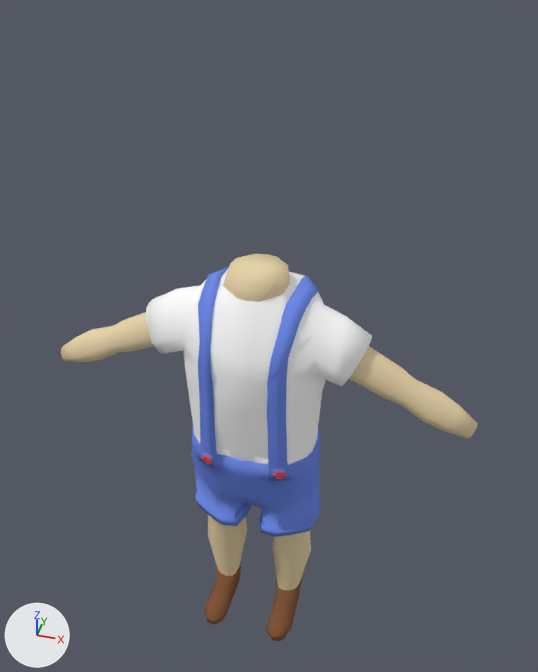
One commit to the Blender file Snowy ARPG/Assets/Things/PlayerStuff/Pyromaniac.blend: the scene before it, then after it.
The view is the same before and after, from a 50 mm lens placed at (7.2, -5.18, 4.89), pointed at (5.61, 0.3, 0.73). The axes (+X, +Y, +Z) are drawn at lower left. The lights are the same throughout.
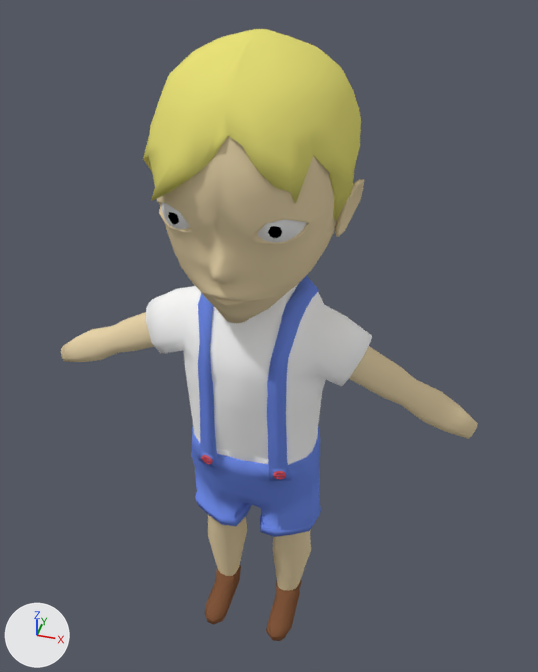
Commit message: Pyromaniac Head

Boxes (x1, y1, x2, y2) around the edits, measured in the pictures (538 x 672 px; the box of a moved part takes in the faces that stretch with it):
'Icosphere', added (yellow)
    after: (143, 29, 364, 323)
    faces in mat_material (yellow #e7e078): (143, 29, 361, 221)
    faces in mat_skin (beige #e7d4aa): (157, 136, 364, 323)
    faces in mat_material_002 (white #e7e7e7): (161, 203, 306, 242)
    faces in mat_material_003 (black #000000): (168, 212, 282, 238)
part 1 of me_cube_001, moved or reshaped (not visible afterwards)
    before: (227, 254, 290, 295)

What changed in the scene script:
```text
Add mat_material_002:
    mat_material_002 = diffuse_material('Material.002')
    mat_material_002.base_color = (0.8, 0.8, 0.8)  # white #e7e7e7
Add mat_material:
    mat_material = diffuse_material('Material')
    mat_material.base_color = (0.8, 0.748, 0.188)  # yellow #e7e078
Add mat_material_003:
    mat_material_003 = diffuse_material('Material.003')
    mat_material_003.base_color = (0.0, 0.0, 0.0)  # black #000000
Change me_cube_001:
    where me_cube_001.from_pydata(...)  # 168 vertices, 136 faces; spans x 0.0..2.09, y -0.5..0.56, z -2.67..1.55
    used by ob_cube; location = (5.58, 0.0, 0.14); scale = (0.968, 0.968, 0.968)
    me_cube_001 part 1
    me_cube_001.vertices[50].co: (0.1, 0.34, 1.49) -> (0.1, 0.33, 1.69)  # pixel (277, 256) -> not seen
    me_cube_001.vertices[51].co: (0.24, 0.2, 1.51) -> (0.23, 0.2, 1.65)  # pixel (287, 265) -> not seen
    me_cube_001.vertices[52].co: (0.0, 0.38, 1.48) -> (-0.01, 0.37, 1.7)  # pixel (267, 254) -> not seen
    me_cube_001.vertices[53].co: (0.0, 0.16, 1.51) -> (0.0, 0.15, 1.63)  # pixel (260, 263) -> not seen
    me_cube_001.vertices[55].co: (0.26, 0.09, 1.51) -> (0.26, 0.09, 1.61)  # pixel (287, 271) -> not seen
    me_cube_001.vertices[57].co: (0.1, 0.15, 1.51) -> (0.1, 0.14, 1.63)  # pixel (271, 265) -> not seen
Add me_icosphere:
    me_icosphere.from_pydata(...)  # 4516 vertices, 4706 faces; spans x -0.84..0.84, y 7.67..9.59, z -1.22..0.79
    me_icosphere.polygons.foreach_set('use_smooth', [True] * 4706)
    # faces by material slot: [639, 3043, 1016, 8]
    me_icosphere.materials.append(mat_material)  # yellow #e7e078
    me_icosphere.materials.append(mat_skin)  # beige #e7d4aa
    me_icosphere.materials.append(mat_material_002)  # white #e7e7e7
    me_icosphere.materials.append(mat_material_003)  # black #000000
Add ob_icosphere:
    ob_icosphere = bpy.data.objects.new('Icosphere', me_icosphere)
    ob_icosphere.location = (5.58, -8.6, 2.72)
```
